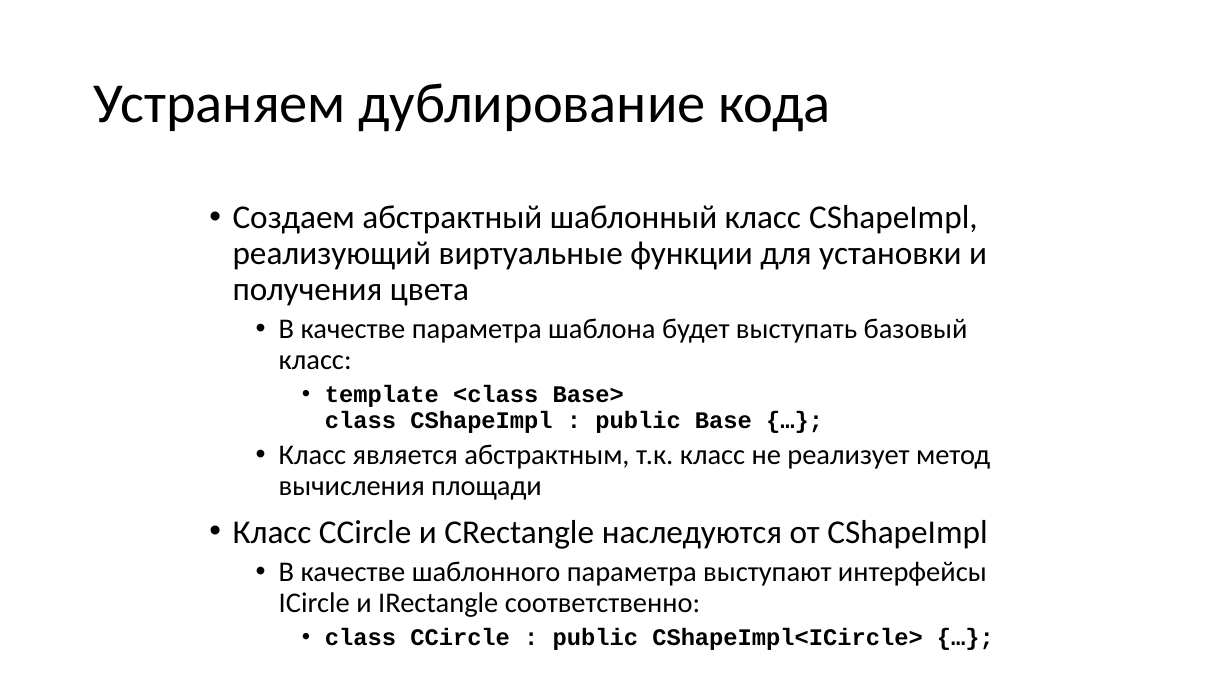
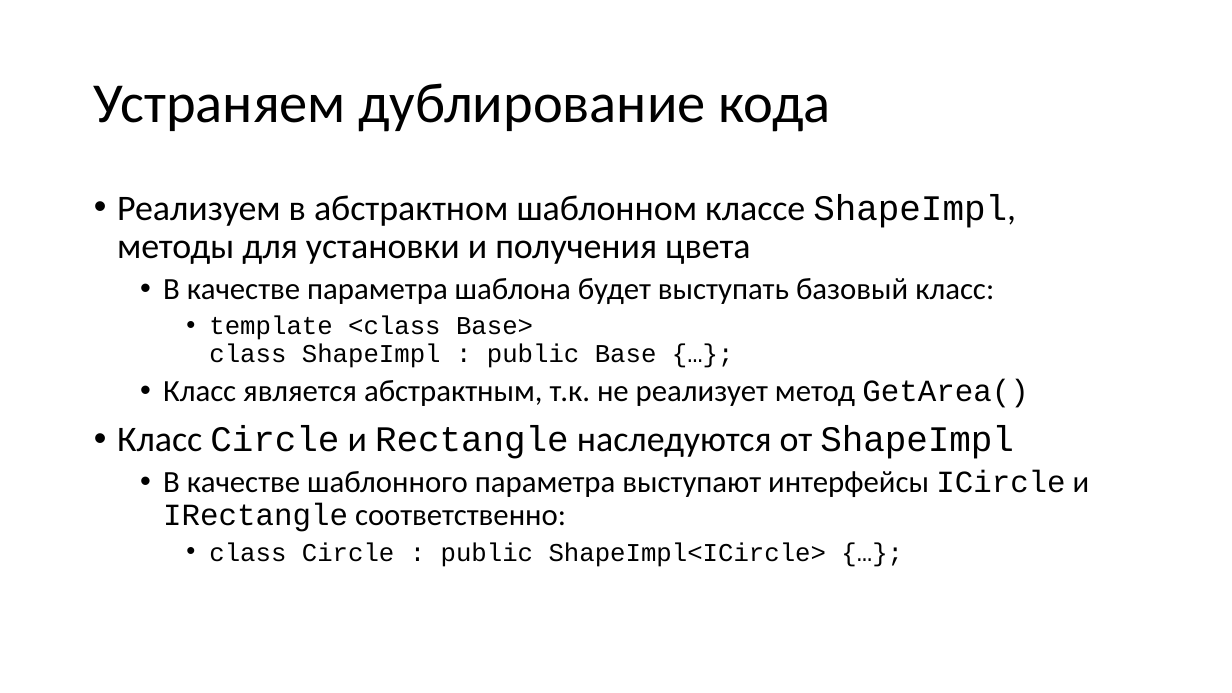
Before and after one commit to alexey-malov/oop, a slide deck: slide 60 of lectures/06/Обобщенное программирование, шаблоны.pptx (slide 59 before the commit). Drawn at 1232x693 pixels with LibreOffice and Linux fonts; fonts in the diff are those of the drawing. Boxes give left, top, right and bottom in pixels: in the first picture for what was removed or moved away, otherwise in the second. Text is boxed around its words. In the diff, an @@ line names an element or a change of style, - is before the commit and + after.

```diff
--- a/lectures/06/Обобщенное программирование, шаблоны.pptx
+++ b/lectures/06/Обобщенное программирование, шаблоны.pptx
@@ text "Реализуем в абстрактном шаблонном классе ...": place and size @@
-text "Реализуем в абстрактном шаблонном классе ..." at (233,205,990,650)
+text "Реализуем в абстрактном шаблонном классе ..." at (117,194,1090,567)
@@ text at (117,194,1016,264): text changed; size 25.9 to 28 pt @@
-• Создаем абстрактный шаблонный класс CShapeImpl, реализующий виртуальные функции для установки и получения цвета
+• Реализуем в абстрактном шаблонном классе ShapeImpl, методы для установки и получения цвета
@@ text at (163,278,1090,532): size 22.2 to 24 pt in "В качестве параметра шаблона будет выступать базовый ...", "В качестве шаблонного параметра выступают интерфейсы IСircle ..."; font Calibri to Courier New in "IСircle IRectangle" @@
@@ text at (117,316,1028,459): text changed; size 22.2 to 24 pt; font Calibri to Courier New @@
-    • template <class Base>
-      class CShapeImpl : public Base {…};
-  • Класс является абстрактным, т.к. класс не реализует метод вычисления площади
-• Класс CCircle и CRectangle наследуются от CShapeImpl
+    • template <class Base>
+      class ShapeImpl : public Base {…};
+  • Класс является абстрактным, т.к. не реализует метод GetArea()
+• Класс Circle и Rectangle наследуются от ShapeImpl
@@ text at (209,542,826,567): text changed; size 18.5 to 20 pt; bold off @@
-    • class CCircle : public CShapeImpl<ICircle> {…};
+    • class Circle : public ShapeImpl<ICircle> {…};
```
Also in this commit, not shown: 15 other slides changed, 5 slides added, 4 slides removed, 6 other files.
